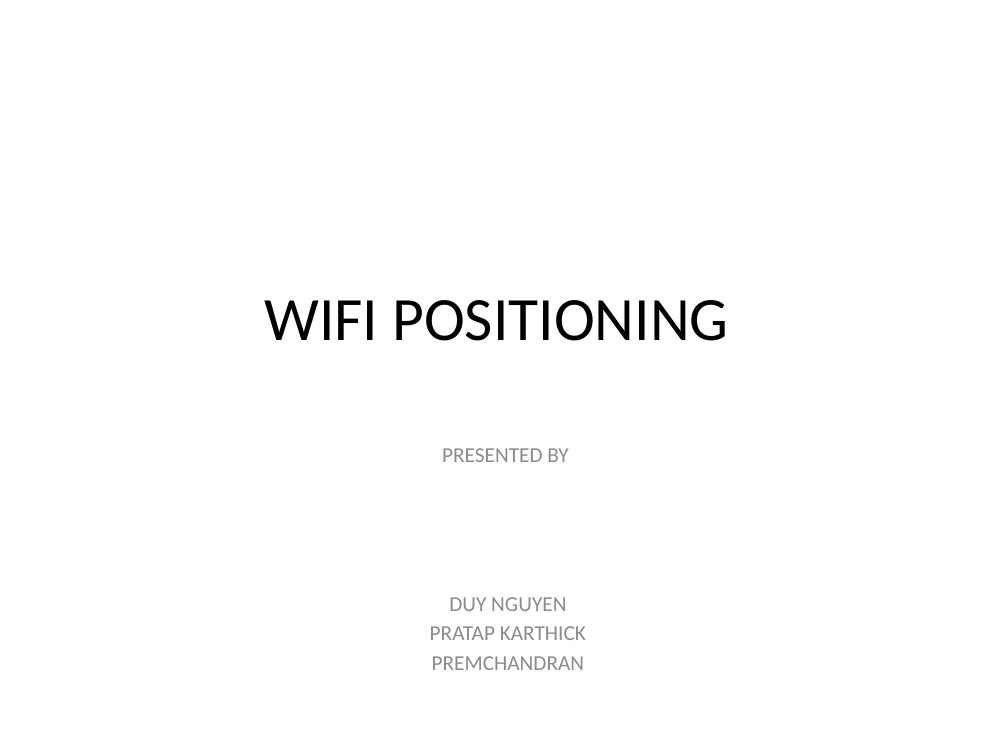
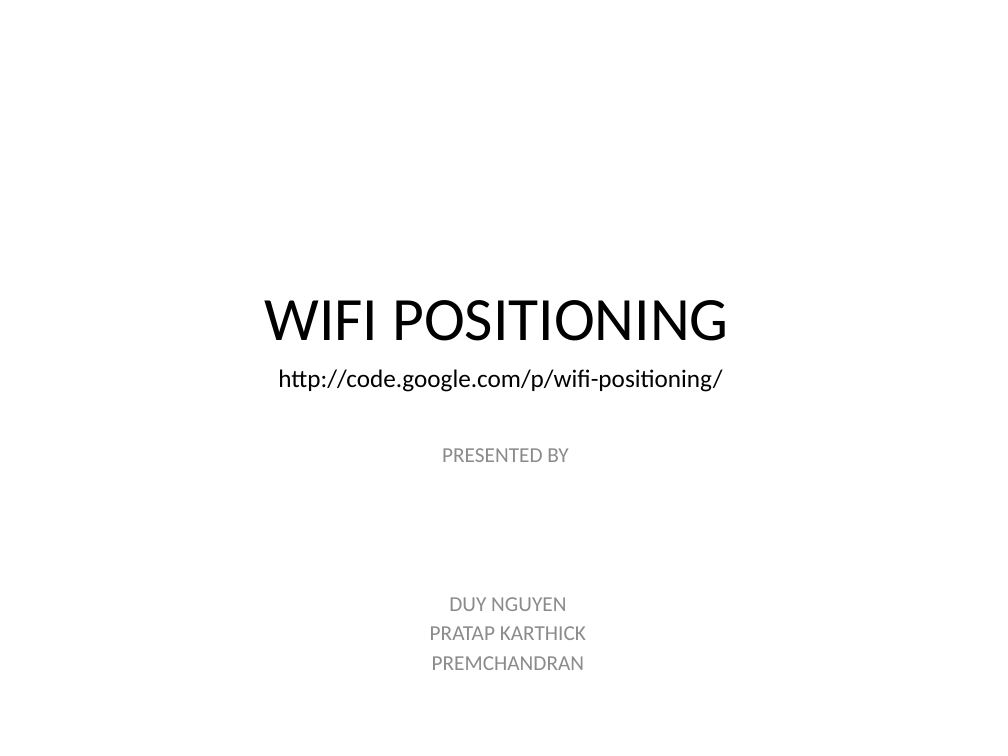
Before and after one commit to thenmozhe/wifi-positioning, a slide deck: slide 1 of WifiPositioning/docs/WIFI POSITIONING.pptx. Drawn at 1008x756 pixels with LibreOffice and Linux fonts; fonts in the diff are those of the drawing. Boxes give left, top, right and bottom in pixels: in the first picture for what was removed or moved away, otherwise in the second. Text is boxed around its words. In the diff, an @@ line names an element or a change of style, - is before the commit and + after.

Commit message:
Adding presentation

```diff
--- a/WifiPositioning/docs/WIFI POSITIONING.pptx
+++ b/WifiPositioning/docs/WIFI POSITIONING.pptx
@@ text added at <box>278,369,722,392</box>, 18 pt, text #000000 @@
+http://code.google.com/p/wifi-positioning/
```
Also in this commit, not shown: 1 other slide changed.
